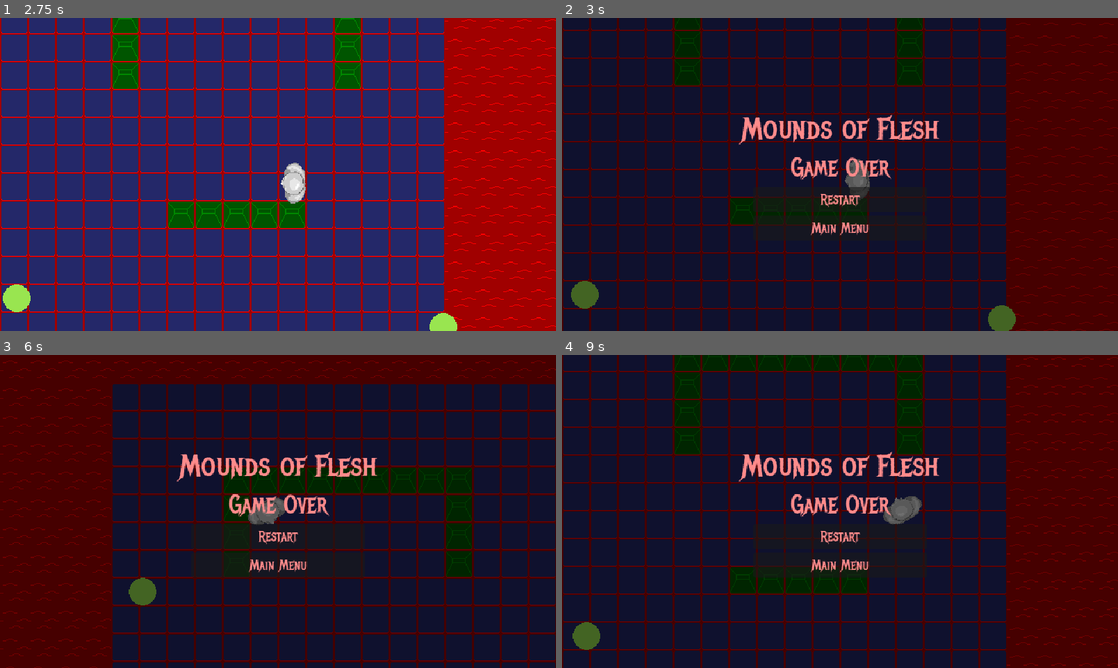
Above: before the commit, frames 1-4 (two rows, left to right).
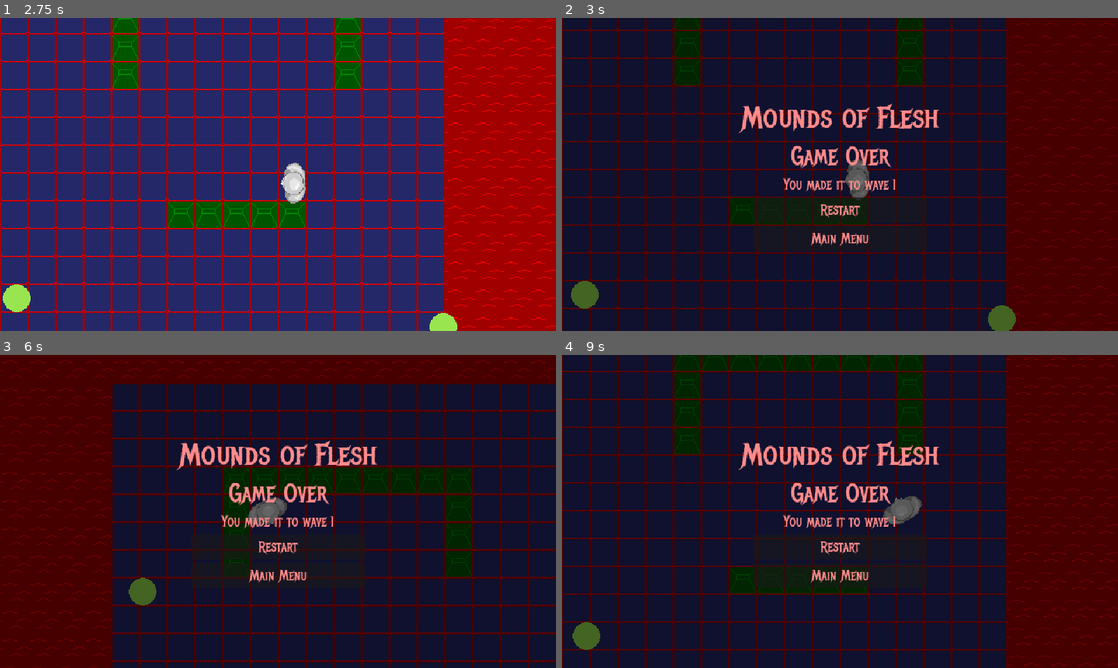
Above: after the commit, the same moments.

Repository: Burger-Bois/LD54-Godot-Team
Game: Godot game, scene res://scenes/main.tscn
Same seed, same stepped clock (60 frames per second), same inputs: the game is played once before the commit and once after it.
Inputs (mouse positions are in pixels of both pictures, inside the frame that each line leads up to):
- Up to frame 1 (2.75 s): click "Start" at 0.5 s; tap Enter at 1.25 s; move the mouse to (400, 158) at 1.27 s; hold D (right) 1.28-2.03 s; hold Right mouse button (aim) 1.28-2.03 s; click (400, 158) at 1.42 s; move the mouse to (166, 190) at 2.02 s; hold S (down) from 2.03 s (still down); click (166, 190) at 2.1 s
- Up to frame 2 (3 s): move the mouse to (578, 296) at 2.77 s; release S (down) at 2.78 s; hold D (right) from 2.78 s (still down); hold K from 2.78 s (still down); click (578, 296) at 2.92 s
- Up to frame 3 (6 s): release D (right) at 3.5 s; release K at 3.5 s; click "Restart" at 3.5 s; tap Space at 4.25 s; move the mouse to (250, 574) at 4.27 s; hold W (up) 4.28-5.03 s; right-click (250, 574) at 4.35 s; click (250, 574) at 4.42 s; move the mouse to (522, 364) at 5.02 s; hold A (left) from 5.03 s (still down); click (522, 364) at 5.1 s; move the mouse to (133, 592) at 5.77 s; tap K at 5.85 s; click (133, 592) at 5.92 s
- Up to frame 4 (9 s): release A (left) at 6.5 s; click "Restart" at 6.5 s; tap Enter at 7.25 s; move the mouse to (867, 511) at 7.27 s; hold S (down) 7.28-8.03 s; hold Right mouse button (aim) 7.28-8.03 s; click (867, 511) at 7.42 s; move the mouse to (756, 433) at 8.02 s; hold D (right) 8.03-8.78 s; click (756, 433) at 8.1 s; move the mouse to (962, 495) at 8.77 s; hold W (up) from 8.78 s (still down); hold K from 8.78 s (still down)

Frame 1 is identical in both runs. In frame 2, 4.5% of the frame differs, in the area x 31-68%, y 27-75%; in frame 3, 4.5%; in frame 4, 4.2%.

Commit message:
add score to game over screen

Diff:
--- a/scenes/ui/game_over.tscn
+++ b/scenes/ui/game_over.tscn
@@ -52,6 +52,20 @@
 text = "Game Over"
 horizontal_alignment = 1
 
+[node name="ScoreRow" type="HBoxContainer" parent="Rows"]
+layout_mode = 2
+alignment = 1
+
+[node name="ScoreMessage" type="Label" parent="Rows/ScoreRow"]
+layout_mode = 2
+size_flags_vertical = 1
+text = "You made it to wave"
+
+[node name="Score" type="Label" parent="Rows/ScoreRow"]
+layout_mode = 2
+size_flags_vertical = 1
+text = "0"
+
 [node name="RestartButton" type="Button" parent="Rows"]
 custom_minimum_size = Vector2(200, 0)
 layout_mode = 2
--- a/scripts/main.gd
+++ b/scripts/main.gd
@@ -115,6 +115,7 @@
 func show_game_over():
 	_playing = false
 	if is_instance_valid(_game_over):
+		_game_over.score = _level.wave
 		_game_over.show()
 
 
--- a/scripts/ui/game_over.gd
+++ b/scripts/ui/game_over.gd
@@ -4,3 +4,11 @@
 
 signal restart_button_pressed
 signal main_menu_button_pressed
+
+@onready
+var score_label := $Rows/ScoreRow/Score as Label
+
+var score := 0:
+	set(value):
+		score_label.text = str(value)
+		score = value
